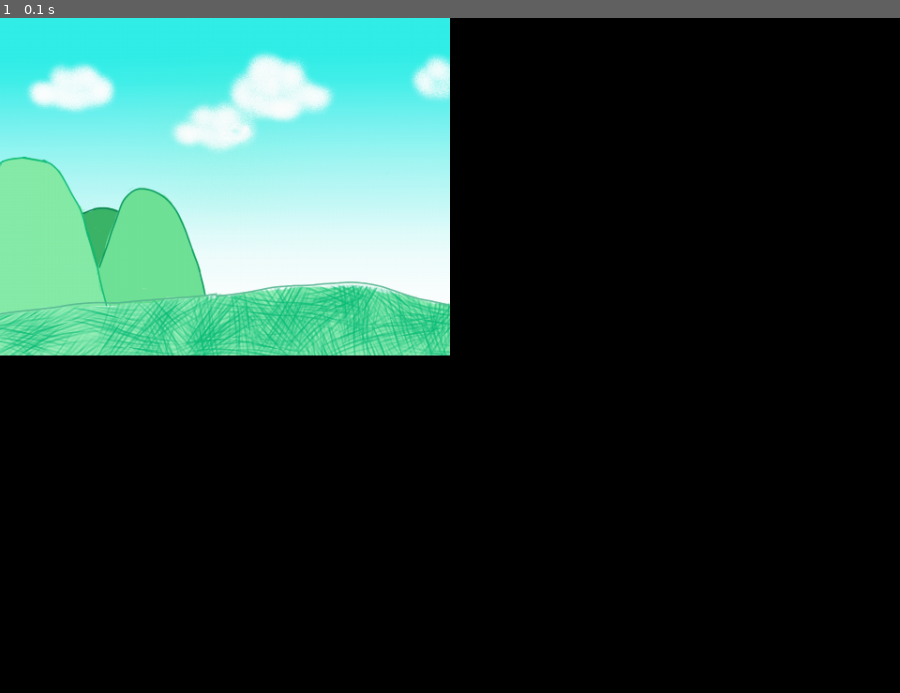
Above: before the commit, frame 1.
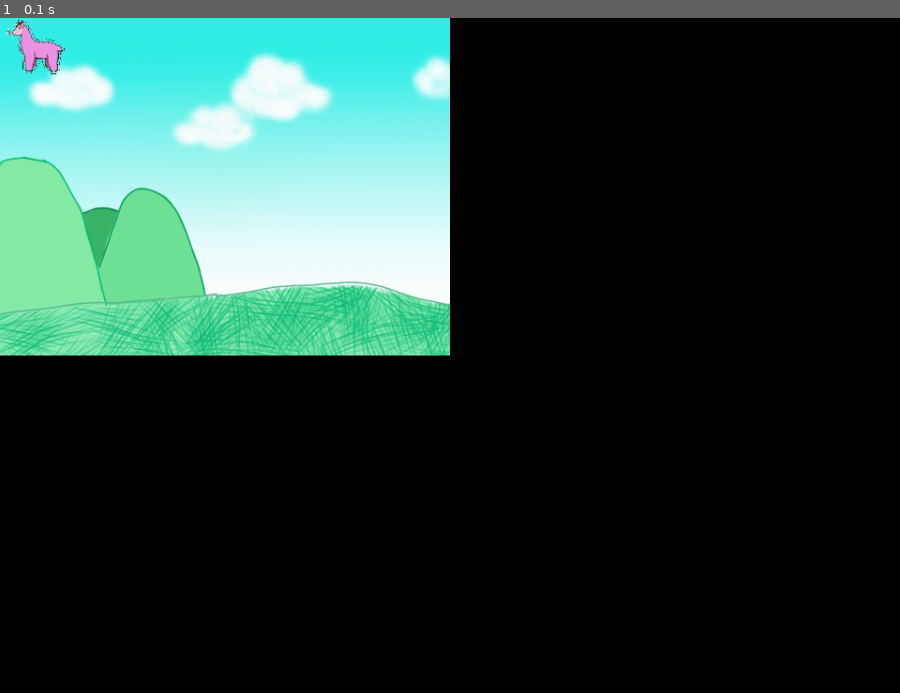
Above: after the commit, the same moment.

Repository: MakerBox-NZ/pygame_jess
Game: pygame game, started from jessGame.py
The game is run twice, just before and just after one commit, with the same random seed, the same clock (stepped at 60 frames per second) and the same inputs.
Inputs:
- Up to frame 1 (0.1 s): no input

The runs differ from the first frame. In frame 1, 0.2% of the frame differs, in the area x 0-8%, y 0-9%.

Commit message:
Prep for Movement
Spawn sprite in game
Set alpha channel
Test up, left, right arrow keys

Diff:
--- a/jessGame.py
+++ b/jessGame.py
@@ -13,8 +13,12 @@
     #spawn a player
     def __init__(self):
         pygame.sprite.Sprite.__init__(self)
+
         self.image = pygame.image.load(os.path.join('images', 'hero.png')).convert()
         self.rect = self.image.get_rect()
+
+        self.image.convert_alpha() #opimise for alpha
+        self.image.set_colorkey(alpha) #set alpha
 
 
 '''SETUP'''
@@ -22,6 +26,10 @@
 
 screenX = 960 #width
 screenY = 720 #height
+
+alpha = (0, 0, 0)
+black = (1, 1, 1)
+white = (255, 255, 255)
 
 fps = 40 #frame rate
 afps = 4 #animation cycles
@@ -53,8 +61,29 @@
                 sys.exit()
                 main = False
 
+            if event.key == pygame.K_LEFT:
+                print('left stop')
+            if event.key == pygame.K_RIGHT:
+                print('right stop')
+            if event.key == pygame.K_UP:
+                print('up stop')
+            if event.key == pygame.K_DOWN:
+                print('down stop')
+
+        if event.type == pygame.KEYDOWN:
+            if event.key == pygame.K_LEFT:
+                print('left')
+            if event.key == pygame.K_RIGHT:
+                print('right')
+            if event.key == pygame.K_UP:
+                print('up')
+            if event.key == pygame.K_DOWN:
+                print('down')
+
     screen.blit(backdrop, backdropRect) #if you have backdrop
     #screen.fill(black) #if you don't have backdrop
 
+    movingsprites.draw(screen) #draw player
+
     pygame.display.flip()
     clock.tick(fps)
